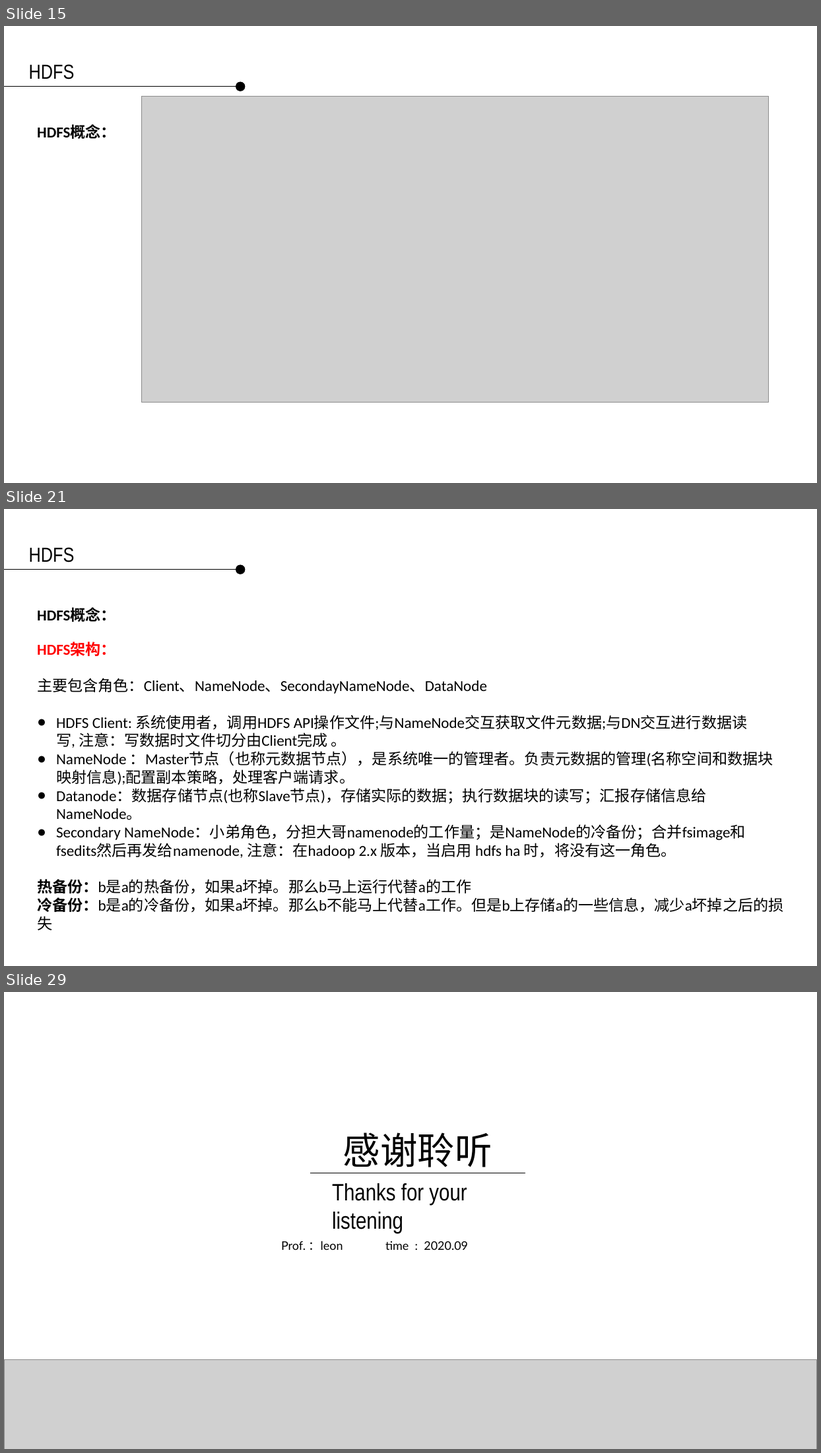
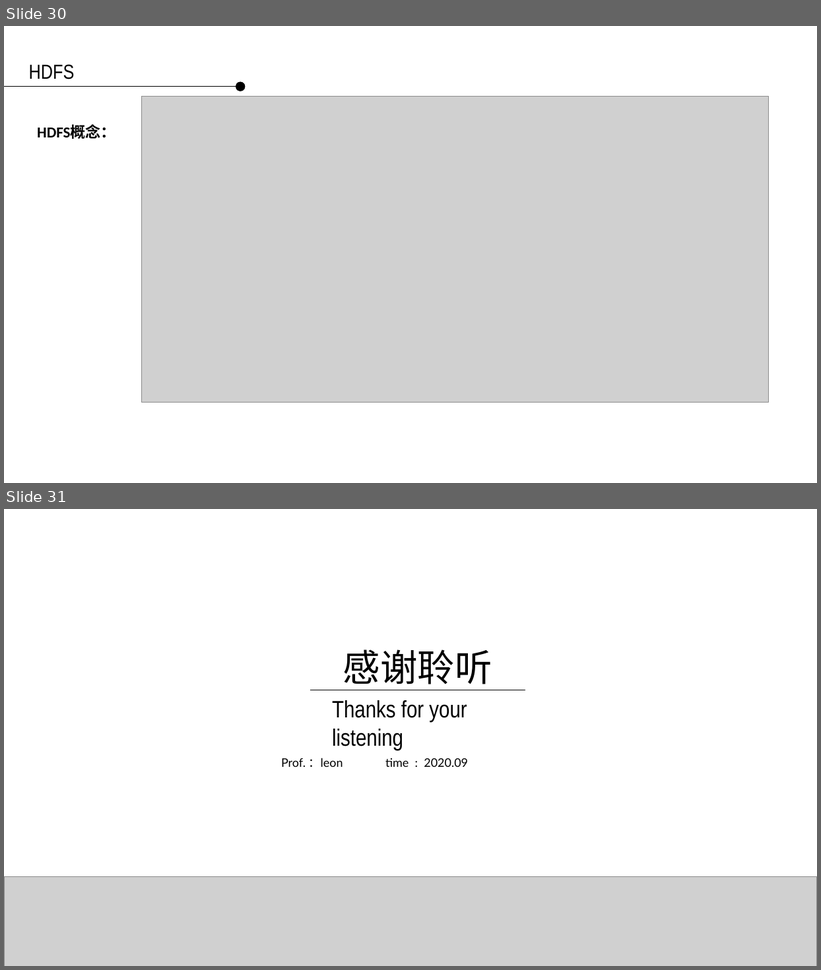
Before and after one commit to applepip/Big_Data, a slide deck: 数据采集系统-清华王宇新/数据采集系统 - 数据存储 第四讲.pptx. Shown one above the other, each under a label of ours: slides 15, 21 and 29 before the commit, slides 30 and 31 after it; the slides between them are not shown. The pictures are 821x1453 and 821x970 pixels, drawn with LibreOffice and Linux fonts; fonts in the diff are those of the drawing; grey boxes stand for pictures; background and template pictures are left out. Boxes give left, top, right and bottom in pixels: in the first picture for what was removed or moved away, otherwise in the second. Text is boxed around its words. In the diff, an @@ line names an element or a change of style, - is before the commit and + after.

```diff
--- a/数据采集系统-清华王宇新/数据采集系统 - 数据存储 第四讲.pptx
+++ b/数据采集系统-清华王宇新/数据采集系统 - 数据存储 第四讲.pptx
@@ slide 21 removed at (x1=4, y1=509, x2=817, y2=966), background picture (left out) @@
@@ text removed at (x1=29, y1=547, x2=75, y2=562) @@
-HDFS
@@ ellipse removed at (x1=236, y1=565, x2=246, y2=575) @@
@@ line removed from (4, 569) to (236, 569) @@
@@ text removed at (x1=37, y1=608, x2=116, y2=622) @@
-HDFS概念：
@@ text removed at (x1=37, y1=642, x2=783, y2=913) @@
-HDFS架构：
-主要包含角色：Client、NameNode、SecondayNameNode、DataNode
-● HDFS Client: 系统使用者，调用HDFS API操作文件;与NameNode交互获取文件元数据;与DN交互进行数据读写, 注意：写数据时文件切分由Client完成 。
-● NameNode ：Master节点（也称元数据节点），是系统唯一的管理者。负责元数据的管理(名称空间和数据块映射信息);配置副本策略，处理客户端请求。
-● Datanode：数据存储节点(也称Slave节点)，存储实际的数据；执行数据块的读写；汇报存储信息给NameNode。
-● Secondary NameNode：小弟角色，分担大哥namenode的工作量；是NameNode的冷备份；合并fsimage和fsedits然后再发给namenode, 注意：在hadoop 2.x 版本，当启用 hdfs ha 时，将没有这一角色。
-热备份：b是a的热备份，如果a坏掉。那么b马上运行代替a的工作
-冷备份：b是a的冷备份，如果a坏掉。那么b不能马上代替a工作。但是b上存储a的一些信息，减少a坏掉之后的损失
@@ what was slide 15 is now slide 30 @@
@@ what was slide 29 is now slide 31 @@
```
Also in this commit, not shown: 15 slides added, 12 other slides removed.
